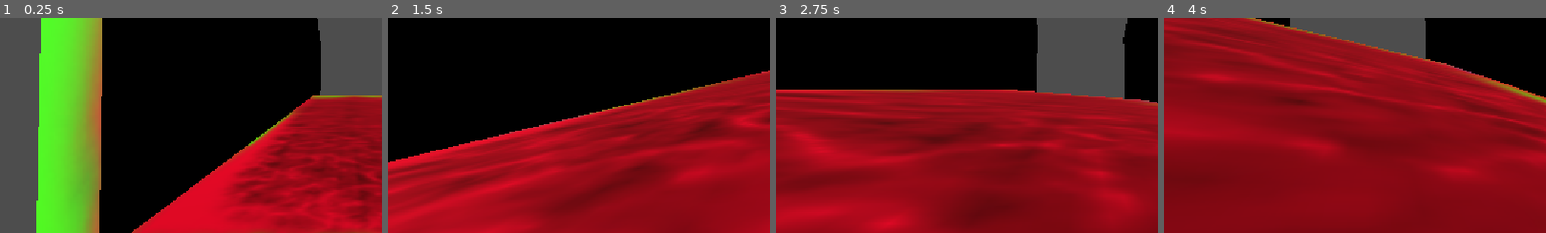
Above: before the commit, frames 1-4 (left to right).
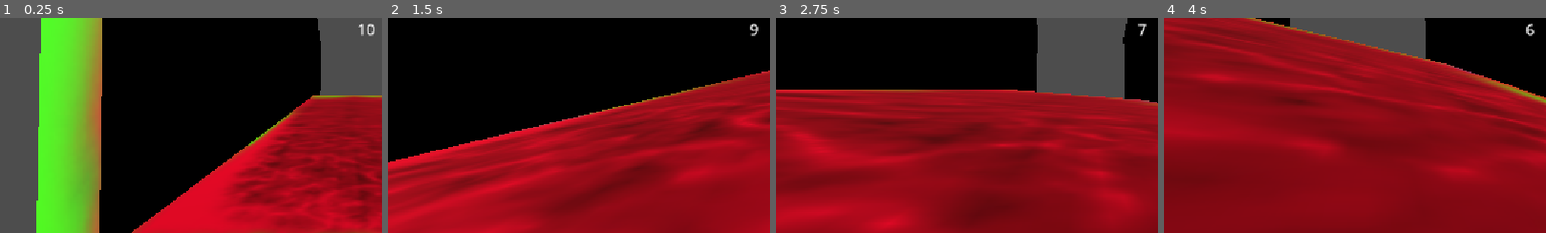
Above: after the commit, the same moments.

Repository: joeclarke9951/running-up-that-hill
Game: Godot game, scene res://Scenes/gameplay_scene.tscn
Same seed, same stepped clock (60 frames per second), same inputs: the game is played once before the commit and once after it.
Inputs (mouse positions are % of the whole screen's width and height, from its top left):
- Up to frame 1 (0.25 s): no input
- Up to frame 2 (1.5 s): tap Enter at 0.5 s; move the mouse to (55, 50) at 0.52 s; hold Shift (sprint) 0.53-1.28 s; hold W (forward) from 0.53 s (still down); tap Space (jump) at 0.77 s; move the mouse to (45, 50) at 1.27 s; tap Shift (sprint) at 1.35 s
- Up to frame 3 (2.75 s): keep holding W (forward); tap Space (jump) at 1.52 s; move the mouse to (52, 48) at 2.02 s; hold Shift (sprint) from 2.03 s (still down)
- Up to frame 4 (4 s): keep holding W (forward); move the mouse to (49, 52) at 2.77 s; release Shift (sprint) at 2.78 s; tap Shift (sprint) at 2.85 s; tap Space (jump) at 3.02, 3.77 s; move the mouse to (57, 51) at 3.52 s; hold Shift (sprint) from 3.53 s (still down)
The pictures show only the part of the screen within x 5-55%, y 0-50%; the shares and areas given below are measured in that part.

The runs differ from the first frame. In frame 1, 0.1% of the frame differs, in the area x 93-98%, y 2-9%; in frame 2, less than 0.1%; in frame 3, less than 0.1%; in frame 4, less than 0.1%.

Commit message:
added timer

Diff:
--- a/Scenes/gameplay_scene.tscn
+++ b/Scenes/gameplay_scene.tscn
@@ -52,6 +52,25 @@
 grow_horizontal = 0
 text = "0"
 horizontal_alignment = 2
+
+[node name="GameTimer" type="Timer" parent="PlayerBody/PlayerCamera/UI" unique_id=891518855]
+one_shot = true
+
+[node name="GameTimerText" type="Label" parent="PlayerBody/PlayerCamera/UI" unique_id=1354967061]
+layout_mode = 1
+anchors_preset = 8
+anchor_left = 0.5
+anchor_top = 0.5
+anchor_right = 0.5
+anchor_bottom = 0.5
+offset_left = 506.0
+offset_top = -20.0
+offset_right = 568.0
+offset_bottom = 14.0
+grow_horizontal = 2
+grow_vertical = 2
+text = "00"
+horizontal_alignment = 1
 
 [node name="PauseMenu" type="VBoxContainer" parent="PlayerBody/PlayerCamera" unique_id=1472082524]
 process_mode = 3
--- a/Scripts/Autoloads/gamemanager.gd
+++ b/Scripts/Autoloads/gamemanager.gd
@@ -2,6 +2,11 @@
 
 var spawn_point = Vector3(0,0.5,0)
 var players:Array[Player] = []
+
+var viewport_width = 1152
+var viewport_height = 648
+
+var round_time_seconds = 10
 
 func respawn(player:Player):
 	if player:
--- a/Scripts/ui.gd
+++ b/Scripts/ui.gd
@@ -4,9 +4,12 @@
 
 func _ready() -> void:
 	camera = get_parent() as Camera3D
+	$GameTimerText.position = Vector2(GameManager.viewport_width/2, 0)
+	$GameTimer.start(GameManager.round_time_seconds)
 
 
 func _process(_delta: float) -> void:
+	$GameTimerText.text = str(roundi($GameTimer.time_left))
 	# TODO connect the UI to "the current player"
 	$HealthText.text = str(GameManager.players[0].health)
 	$ScoreText.text = str(GameManager.players[0].score)
